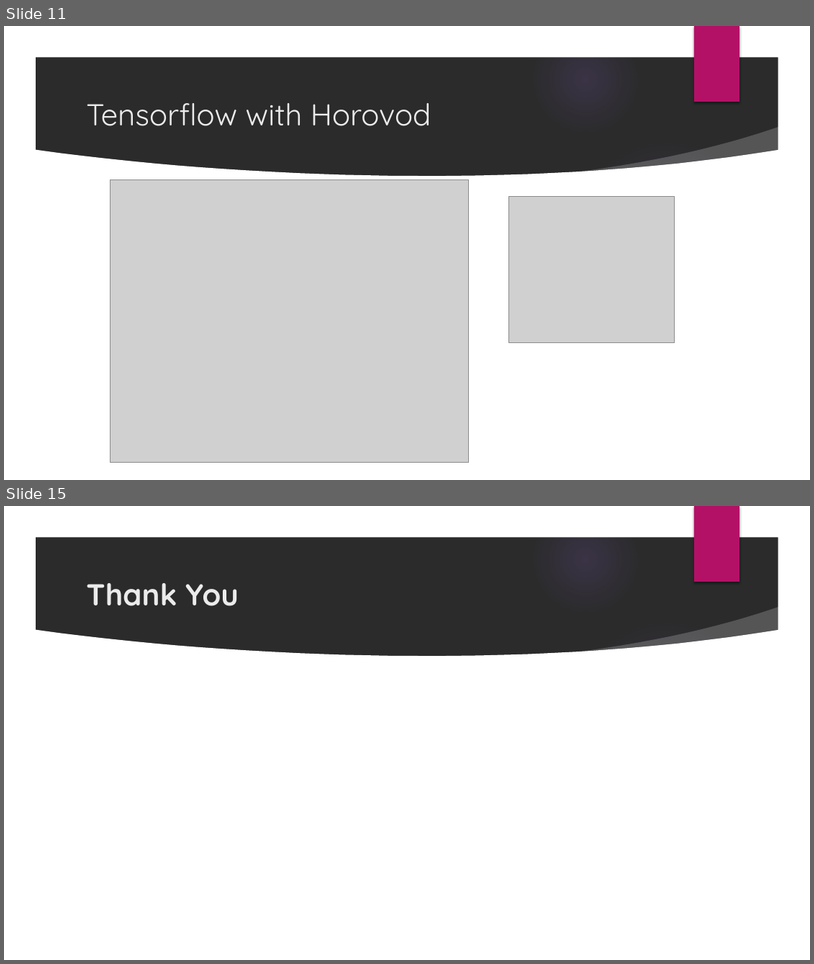
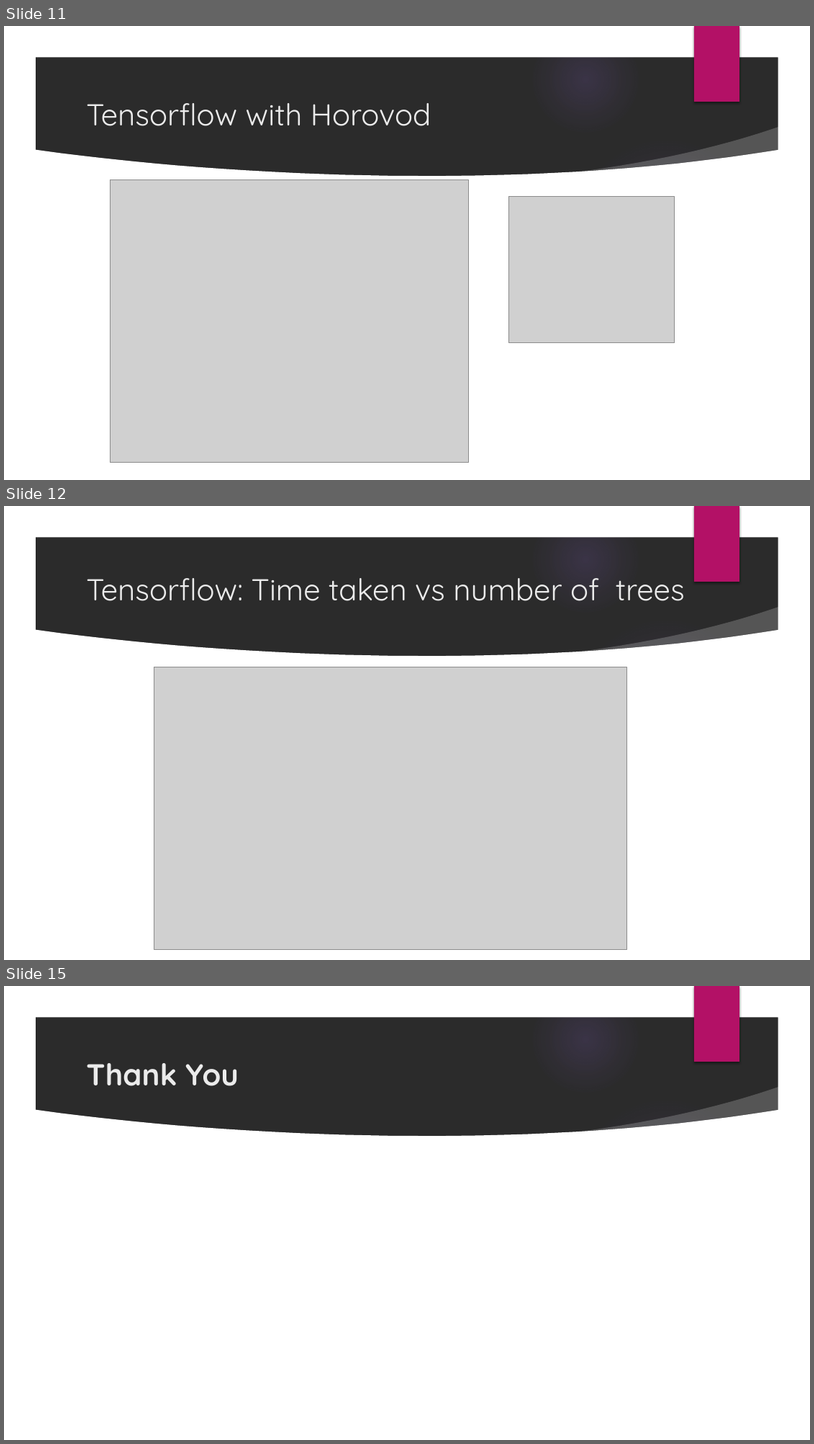
Before and after one commit to DSC-SPIDAL/E599-high-performance-big-data, a slide deck: spring-2019/3/report/skandag_sumish_DRM_PPT.pptx. Shown one above the other, each under a label of ours: slides 11 and 15 before the commit, slides 11, 12 and 15 after it; the slides between them are not shown. The pictures are 814x964 and 814x1444 pixels, drawn with LibreOffice and Linux fonts; fonts in the diff are those of the drawing; grey boxes stand for pictures; background and template pictures are left out; a plain dark background stands for a picture behind light text. Boxes give left, top, right and bottom in pixels: in the first picture for what was removed or moved away, otherwise in the second. Text is boxed around its words. In the diff, an @@ line names an element or a change of style, - is before the commit and + after.

```diff
--- a/spring-2019/3/report/skandag_sumish_DRM_PPT.pptx
+++ b/spring-2019/3/report/skandag_sumish_DRM_PPT.pptx
@@ slide 12 added at bbox=[4, 506, 810, 960], background picture (left out); not listed: 9 template elements that a slide beside it also shows @@
@@ title added at bbox=[86, 578, 685, 601], 36 pt, text #EBEBEB @@
+Tensorflow: Time taken vs number of trees
@@ picture added at bbox=[154, 667, 627, 950] @@
```
Also in this commit, not shown: 5 slides changed, 2 other slides added, 3 slides removed, 2 other files.
